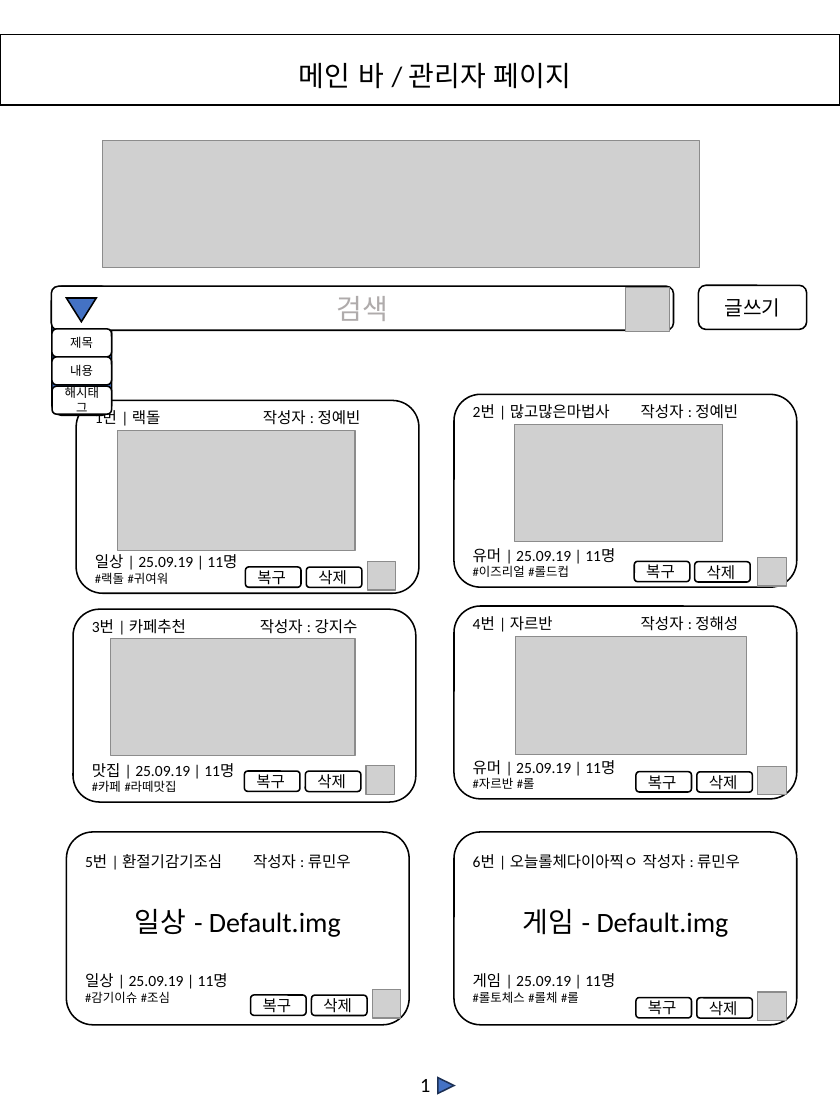
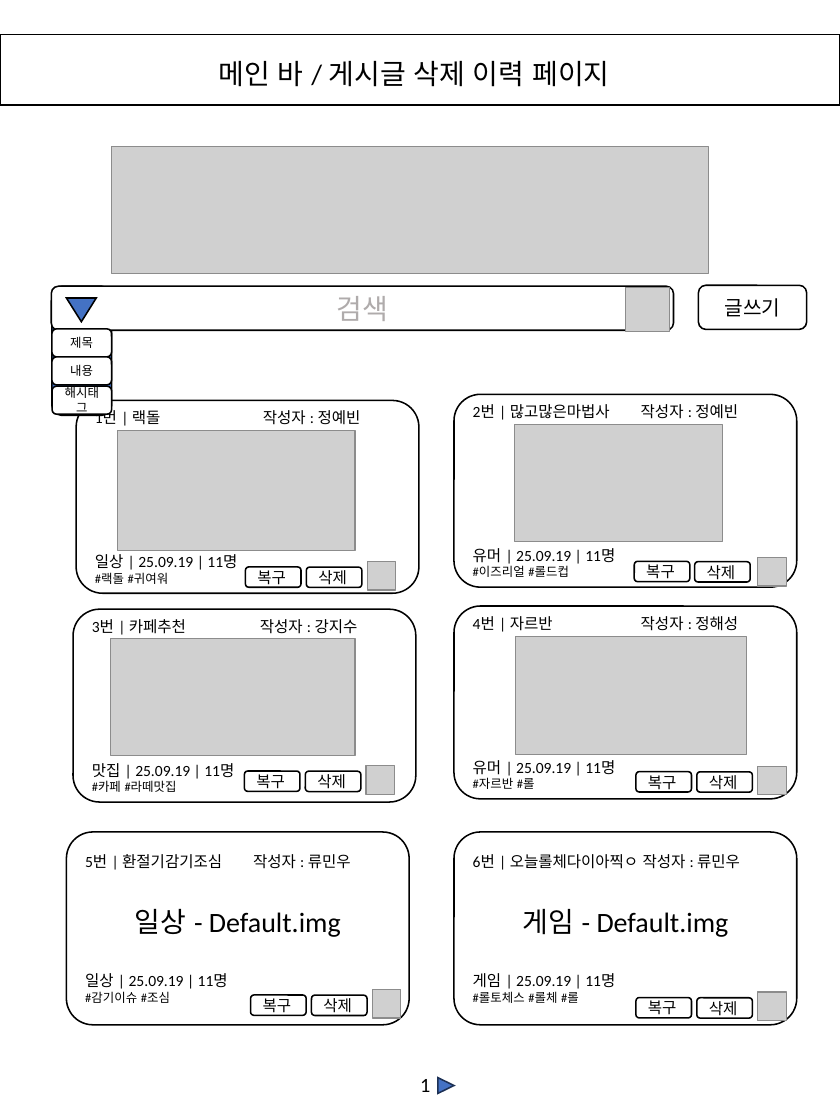
Before and after one commit to minwoo0818/-HaeYeJiWoo-, a slide deck: slide 2 of 문서/화면 설계서 정의/메인페이지 강지수.pptx. Drawn at 840x1120 pixels with LibreOffice and Linux fonts; fonts in the diff are those of the drawing; grey boxes stand for pictures. Boxes give left, top, right and bottom in pixels: in the first picture for what was removed or moved away, otherwise in the second. Text is boxed around its words. In the diff, an @@ line names an element or a change of style, - is before the commit and + after.

Commit message:
메인페이지 추합본 수정.
.

```diff
--- a/문서/화면 설계서 정의/메인페이지 강지수.pptx
+++ b/문서/화면 설계서 정의/메인페이지 강지수.pptx
@@ text at (218, 61, 609, 87): text changed @@
-메인 바 / 관리자 페이지
+메인 바 / 게시글 삭제 이력 페이지
@@ picture: place and size @@
-picture at (103, 141, 700, 268)
+picture at (112, 147, 709, 273)
```
Also in this commit, not shown: 1 other slide changed, 2 other files.
